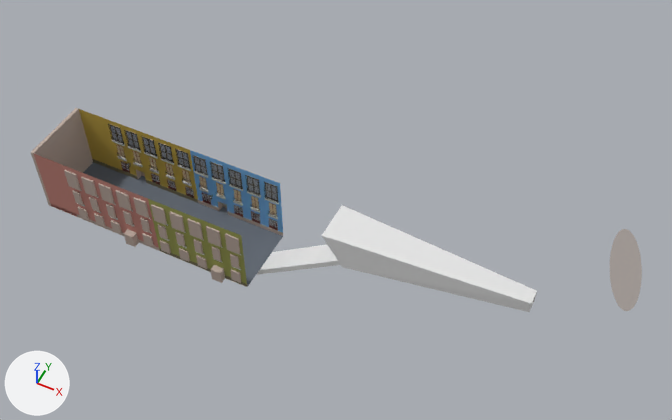
An edit to the Blender file Desi Y Ofelia/Assets/lobbywall.blend, drawn before and after from the same camera.
Before and after are seen from a camera (50 mm lens) standing at (167.3, -146.4, 214.4) and looking at (92.9, 2.3, 28.6). Every picture has the same lights, and +X, +Y and +Z are marked at lower left.

The first picture shows 'Cube', 'Moon', 'MoonHall', 'Rails', 'Stairs', 'Wall Main', 'Windows'.
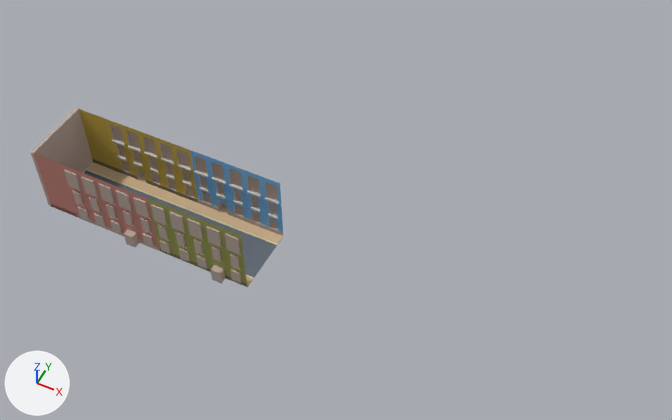
What differs and where, as boxes [x1, y1, x2, y2] in the pictures (672 x 420 px):
```json
{"object": "MoonHall", "change": "hidden", "before": [322, 205, 537, 312]}
{"object": "Floor", "change": "added", "after": [51, 162, 283, 287], "faces in mat_cane (beige #d4b893)": [86, 162, 283, 287], "faces in mat_dark_shadow (grey #6b727c)": [51, 170, 283, 285], "faces in mat_polk_gold (beige #dbcfa9)": [86, 169, 278, 279]}
{"object": "Windows", "change": "hidden", "before": [109, 124, 278, 231]}
{"object": "Moon", "change": "hidden", "before": [610, 229, 642, 311]}
{"object": "Cube", "change": "hidden", "before": [257, 245, 340, 275]}
{"object": "Rails", "change": "hidden", "before": [85, 124, 279, 270]}
{"object": "Stairs", "change": "hidden", "before": [260, 245, 337, 270]}
{"part": 1, "of": "me_plane_024", "change": "deleted", "before": [83, 162, 283, 287]}
```

Scene script edits in JSON lines:
```json
{"op": "add", "block": "mat_cane", "code": ["mat_cane = diffuse_material('Cane')", "mat_cane.base_color = (0.658, 0.479, 0.292)  # beige #d4b893"]}
{"op": "add", "block": "mat_polk_gold", "code": ["mat_polk_gold = diffuse_material('Polk Gold')", "mat_polk_gold.base_color = (0.708, 0.624, 0.397)  # beige #dbcfa9"]}
{"block": "me_plane_024", "where": "# used by ob_wall_main; location = (39.0, -12.9, 13.8); rotation_euler = (1.571, 0.0, 3.142), in degrees (90, 0, 180); scale = (12.0, 18.0, 10.0)"}
{"op": "remove", "block": "me_plane_024", "code": "me_plane_024.from_pydata(...)  # 1262 vertices, 874 faces, 1 loose edge; spans x -2.75..3.17, y -0.76..0.51, z -0.2..2.36"}
{"op": "add", "block": "me_plane_024", "code": "me_plane_024.from_pydata(...)  # 1262 vertices, 873 faces, 1 loose edge; spans x -2.75..3.17, y -0.76..0.51, z -0.2..2.36"}
{"block": "me_plane_024", "change": "me_plane_024 part 1"}
{"block": "me_plane_024", "change": "1 face is deleted"}
{"op": "remove", "block": "me_plane_024", "code": "me_plane_024.materials.append(mat_dark_shadow)  # grey #6b727c"}
{"op": "add", "block": "me_plane_001", "code": ["me_plane_001 = bpy.data.meshes.new('Plane.001')", "me_plane_001.from_pydata(...)  # 60 vertices, 37 faces, 2 loose edges; spans x -2.75..3.08, y -0.76..-0.75, z -0.2..2.36", "# faces by material slot: [29, 4, 4]", "me_plane_001.materials.append(mat_dark_shadow)  # grey #6b727c", "me_plane_001.materials.append(mat_polk_gold)  # beige #dbcfa9", "me_plane_001.materials.append(mat_cane)  # beige #d4b893"]}
{"op": "add", "block": "ob_windows", "code": "ob_windows.hide_viewport = True"}
{"op": "add", "block": "ob_cube", "code": "ob_cube.hide_viewport = True"}
{"op": "add", "block": "ob_rails", "code": "ob_rails.hide_viewport = True"}
{"op": "add", "block": "ob_moonhall", "code": "ob_moonhall.hide_viewport = True"}
{"op": "add", "block": "ob_stairs", "code": "ob_stairs.hide_viewport = True"}
{"op": "add", "block": "ob_moon", "code": "ob_moon.hide_viewport = True"}
{"op": "add", "block": "ob_floor", "code": ["ob_floor = bpy.data.objects.new('Floor', me_plane_001)", "ob_floor.location = (39.0, -12.9, 13.6)", "ob_floor.rotation_euler = (1.571, 0.0, 3.142)  # degrees (90, 0, 180)", "ob_floor.scale = (12.0, 18.0, 10.0)"]}
```
